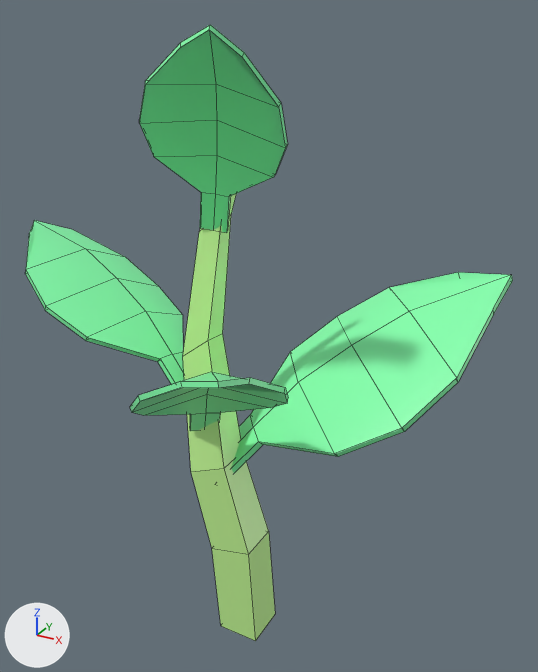
One commit to the FBX model Assets/Models/Level2/Plant.fbx: the scene before it, then after it.
Before and after are seen from a 50 mm lens placed at (0.143, -0.18, 0.275), pointed at (0.005, 0.072, 0.149). The lights are fixed; the arrows at lower left show +X, +Y and +Z. Mesh edges are drawn as thin lines. Where no turn or scale is listed for an object, it has been applied to the vertices.

Names of what the first picture shows: 'plant'.
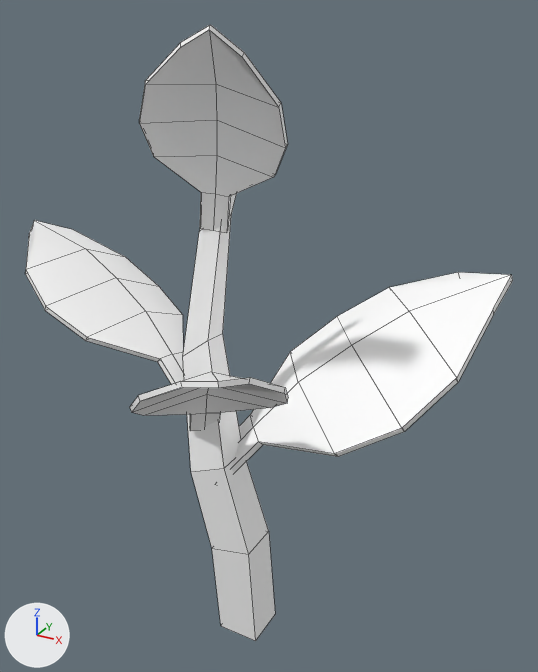
The newer file is also rescaled (x1.954), turned or shifted as a whole; pictures and numbers use the older file's frame.

Pixel boxes [x1, y1, x2, y2] of what changed, in the pictures (538 x 672 px):
'plant', recoloured (green to white): [25, 25, 513, 641] in both

The change in detail:
Material 'standardSurface2' (mat_standardsurface2) changes colour from green #caff9a to white #ffffff; in linear values from (0.588, 1.0, 0.325) to (1.0, 1.0, 1.0).
Material 'standardSurface3' (mat_standardsurface3) changes colour from green #85ffae to white #ffffff; in linear values from (0.236, 1.0, 0.422) to (1.0, 1.0, 1.0).
